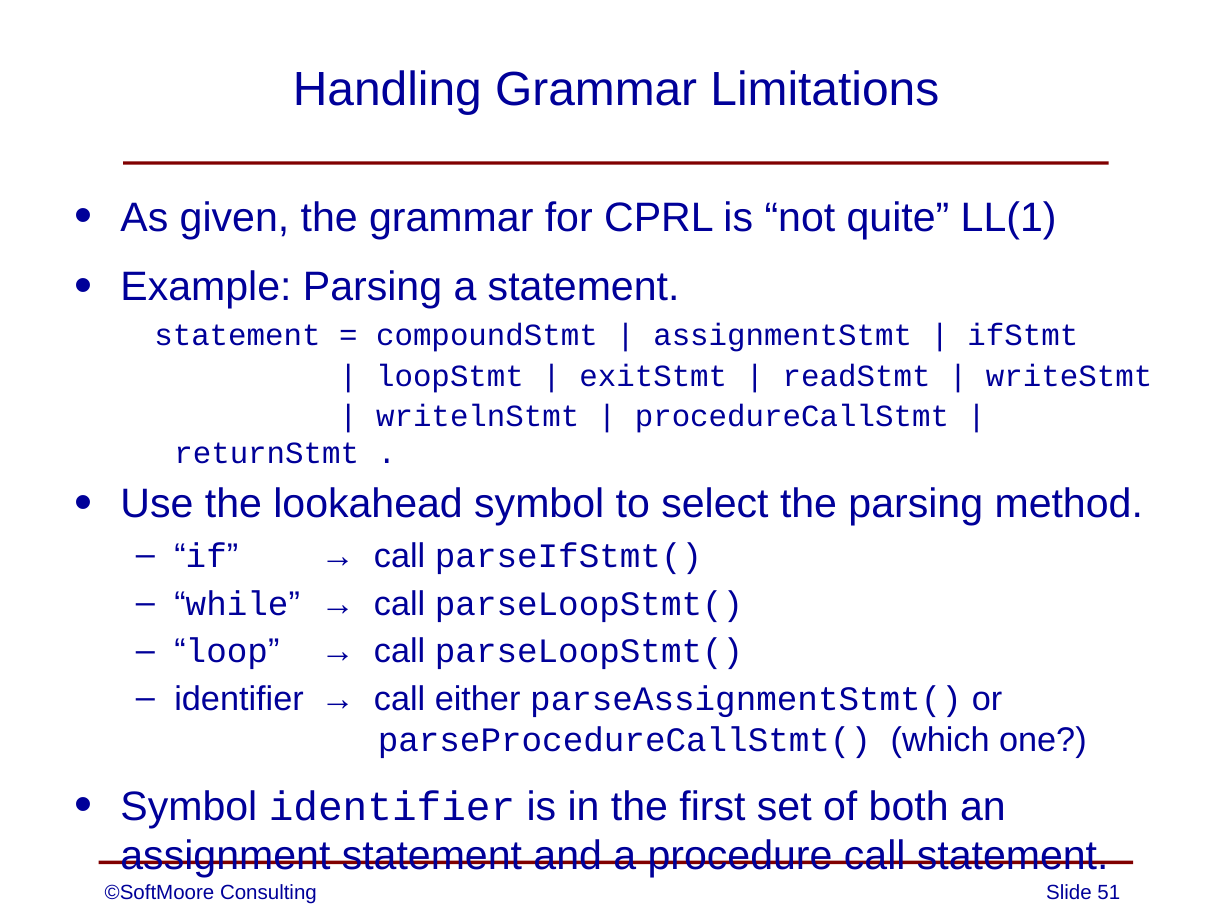
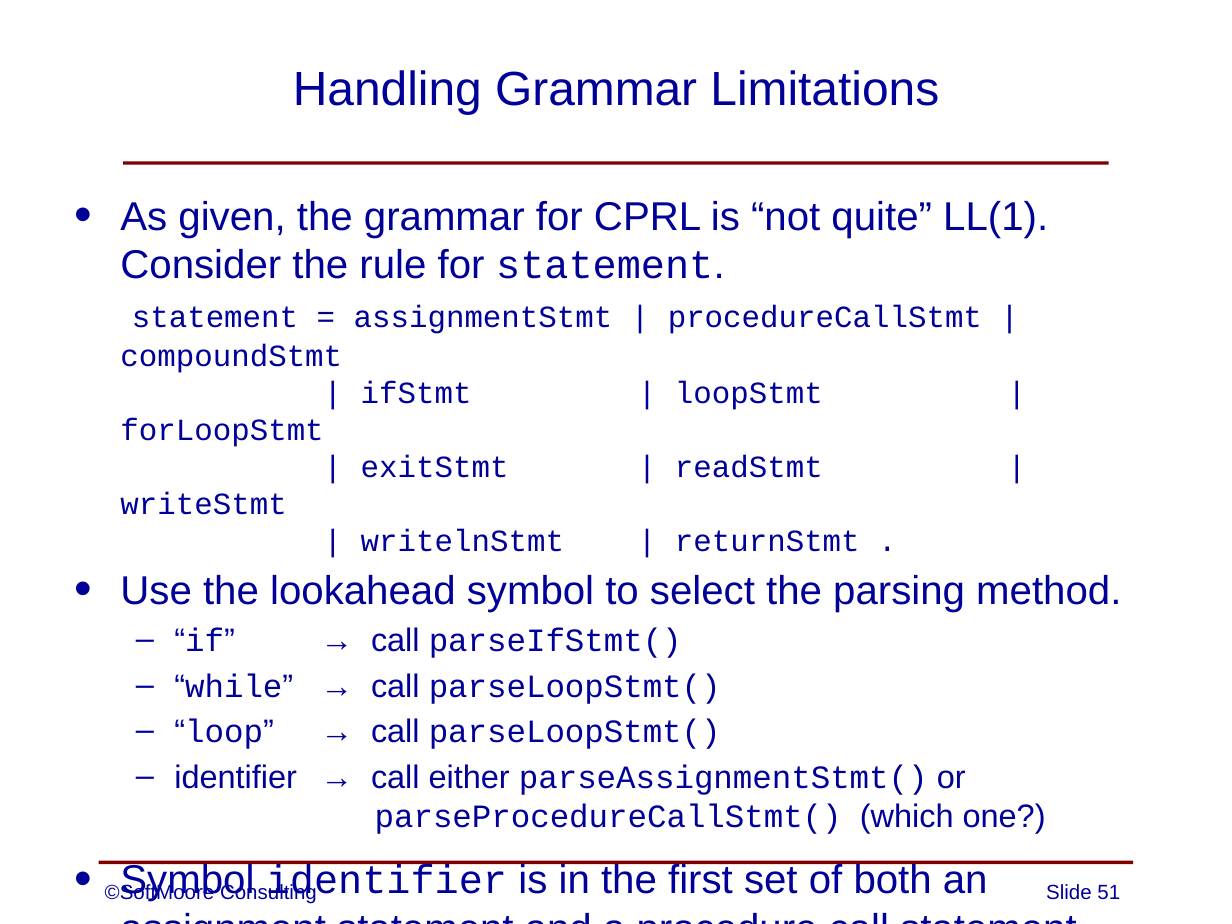
Before and after one commit to SoftMoore/CPRL-Kt-3rd, a slide deck: slide 51 of PowerPoints/06 - Syntax Analysis.pptx. Drawn at 1232x924 pixels with LibreOffice and Linux fonts; fonts in the diff are those of the drawing. Boxes give left, top, right and bottom in pixels: in the first picture for what was removed or moved away, otherwise in the second. Text is boxed around its words. In the diff, an @@ line names an element or a change of style, - is before the commit and + after.

```diff
--- a/PowerPoints/06 - Syntax Analysis.pptx
+++ b/PowerPoints/06 - Syntax Analysis.pptx
@@ text at (120,201,1048,552): text changed @@
-• As given, the grammar for CPRL is “not quite” LL(1)
-• Example: Parsing a statement.
-  statement = compoundStmt | assignmentStmt | ifStmt
-  | loopStmt | exitStmt | readStmt | writeStmt
-  | writelnStmt | procedureCallStmt | returnStmt .
+• As given, the grammar for CPRL is “not quite” LL(1). Consider the rule for statement.
+  statement = assignmentStmt | procedureCallStmt | compoundStmt
+  | ifStmt | loopStmt | forLoopStmt
+  | exitStmt | readStmt | writeStmt
+  | writelnStmt | returnStmt .
@@ text at (120,575,1121,904): size 24 to 23.5 pt in "Use the lookahead symbol to select the ...", "Symbol identifier is in the first set ..."; size 20 to 19 pt in "“if” → call parseIfStmt()", "“while” → call parseLoopStmt()", "“loop” → call parseLoopStmt()", "identifier → call either parseAssignmentStmt() or parseProce ..." @@
```
Also in this commit, not shown: 1 other slide changed.
